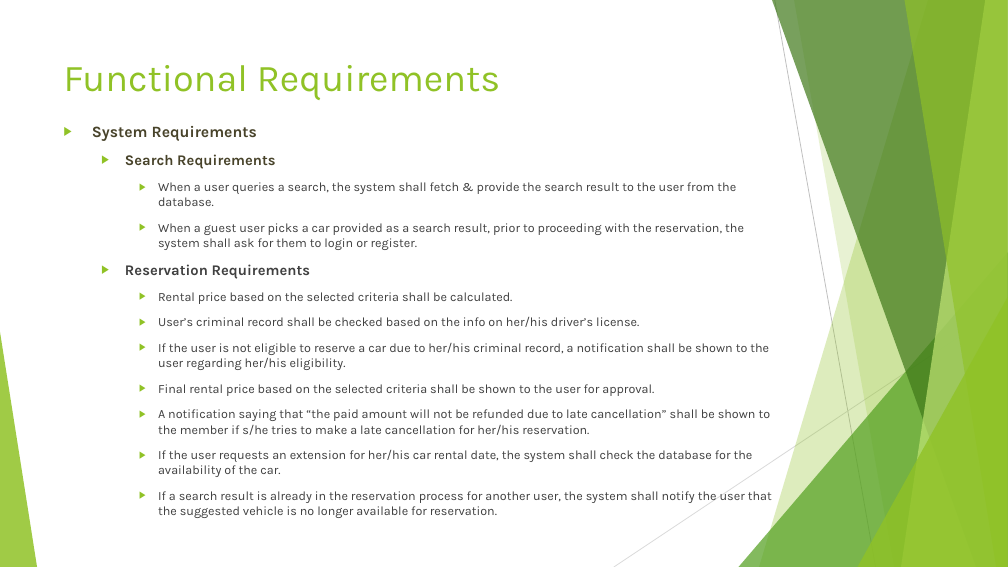
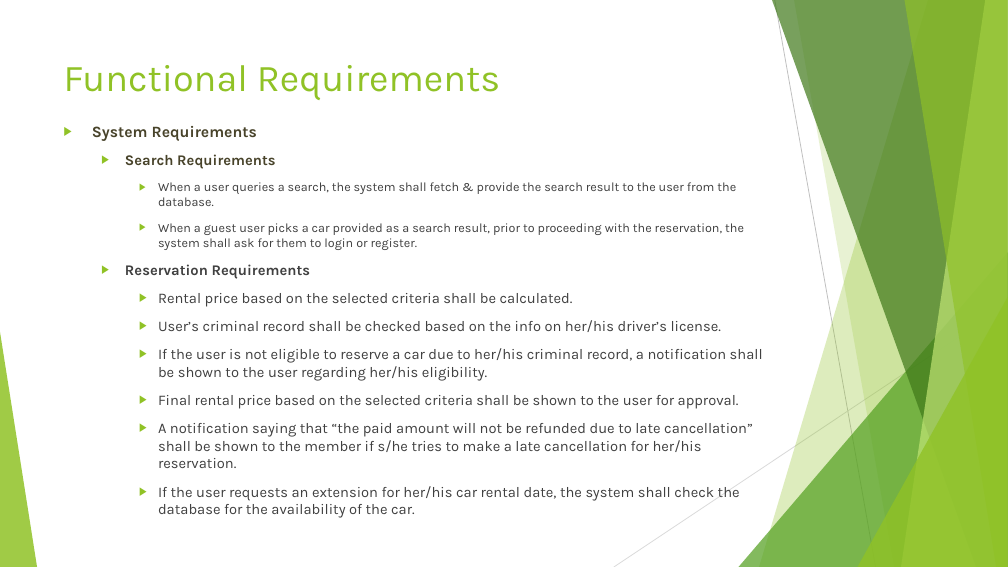
Before and after one commit to aysegulsari/SWE-530, a slide deck: slide 13 of Requirements/Online Car Rental System Requirements.pptx. Drawn at 1008x567 pixels with LibreOffice and Linux fonts; fonts in the diff are those of the drawing. Boxes give left, top, right and bottom in pixels: in the first picture for what was removed or moved away, otherwise in the second. Text is boxed around its words. In the diff, an @@ line names an element or a change of style, - is before the commit and + after.

Commit message:
Styling of requirement documents are updated

```diff
--- a/Requirements/Online Car Rental System Requirements.pptx
+++ b/Requirements/Online Car Rental System Requirements.pptx
@@ text at [158, 293, 763, 501]: size 12 to 14 pt in "Rental price based on the selected criteria ...", "User’s criminal record shall be checked based ...", "If the user is not eligible to ...", "Final rental price based on the selected ..." and 2 more places @@
@@ text at [158, 491, 772, 503]: paragraph removed @@
-    ▶ If a search result is already in the reservation process for another user, the system shall notify the user that the suggested vehicle is no longer available for reservation.
```
Also in this commit, not shown: 9 other slides changed, 1 other file.
